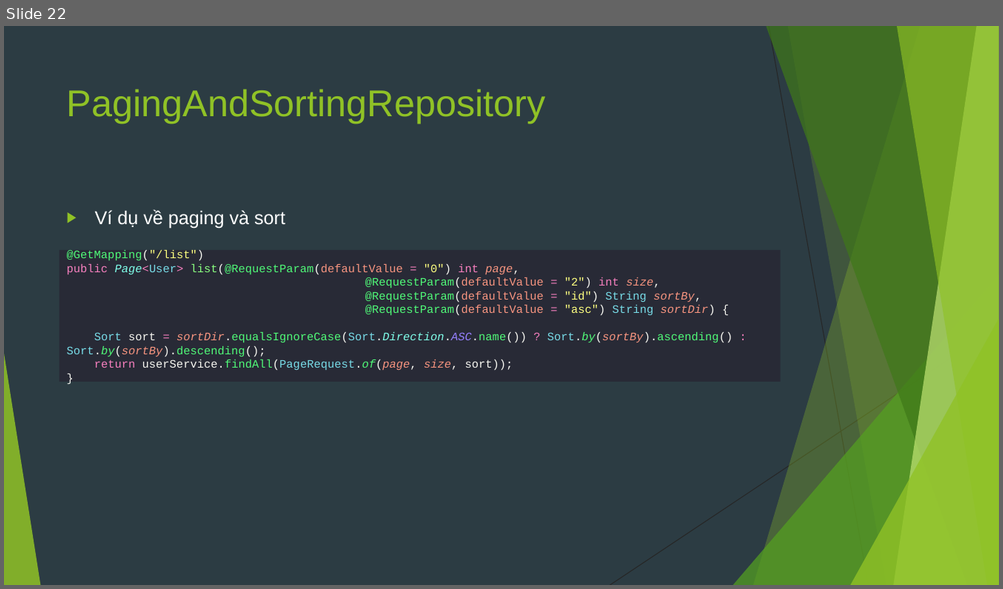
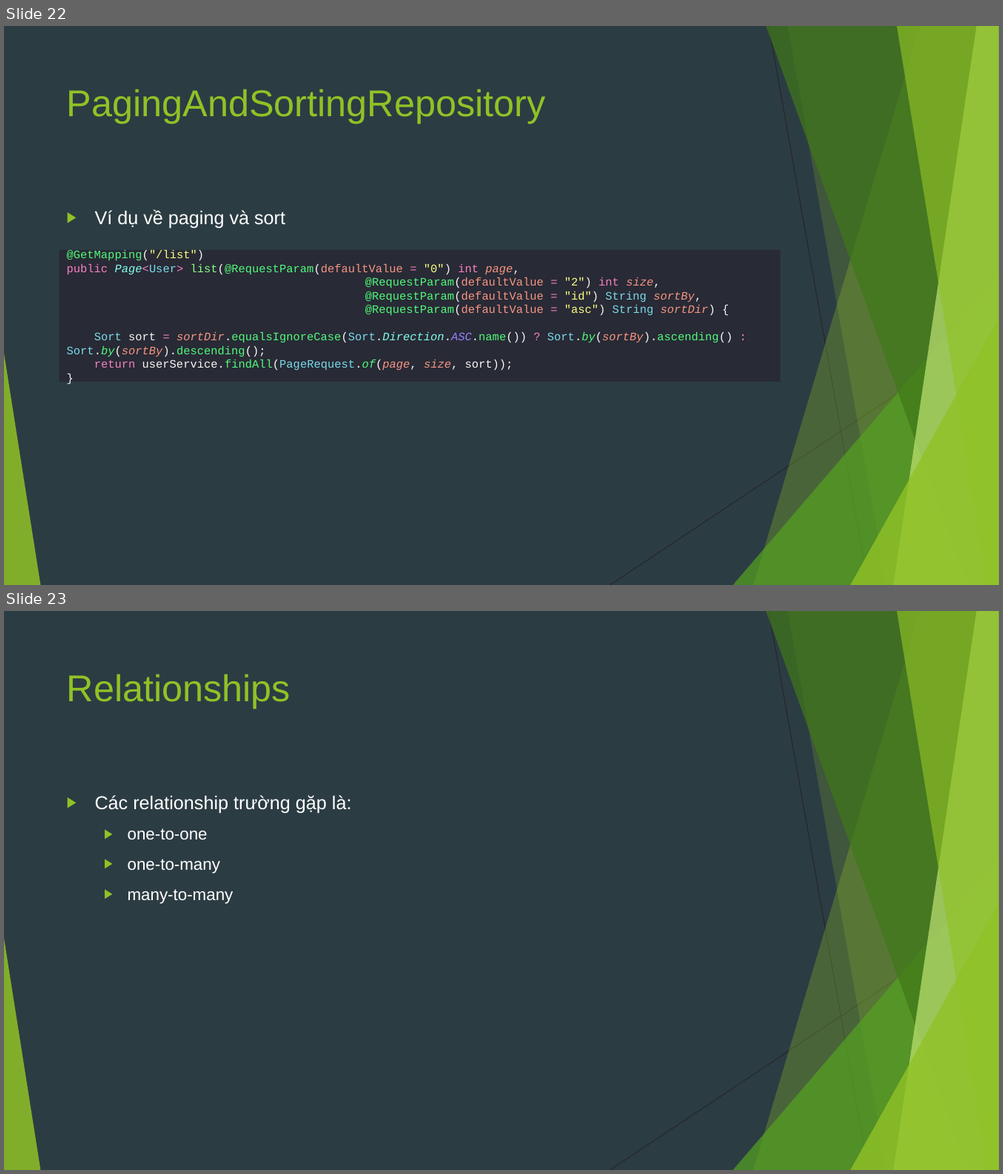
Before and after one commit to sobbingwind/SpringBoot, a slide deck: 06.Spring Data JDBC.pptx. Shown one above the other, each under a label of ours: slide 22 before the commit, slides 22 and 23 after it. The pictures are 1003x589 and 1003x1174 pixels, drawn with LibreOffice and Linux fonts; fonts in the diff are those of the drawing. Boxes give left, top, right and bottom in pixels: in the first picture for what was removed or moved away, otherwise in the second. Text is boxed around its words. In the diff, an @@ line names an element or a change of style, - is before the commit and + after.

```diff
--- a/06.Spring Data JDBC.pptx
+++ b/06.Spring Data JDBC.pptx
@@ slide 23 added at bbox=[4, 611, 999, 1170], background #2C3C43; not listed: 10 template elements that a slide beside it also shows @@
@@ title added at bbox=[67, 674, 290, 709], 36 pt, text #90C226 @@
+Relationships
@@ text added at bbox=[95, 795, 352, 904], 16 pt, text #FFFFFF @@
+▶ Các relationship trường gặp là:
+  ▶ one-to-one
+  ▶ one-to-many
+  ▶ many-to-many
```
Also in this commit, not shown: 7 other slides added, 1 slide removed.
